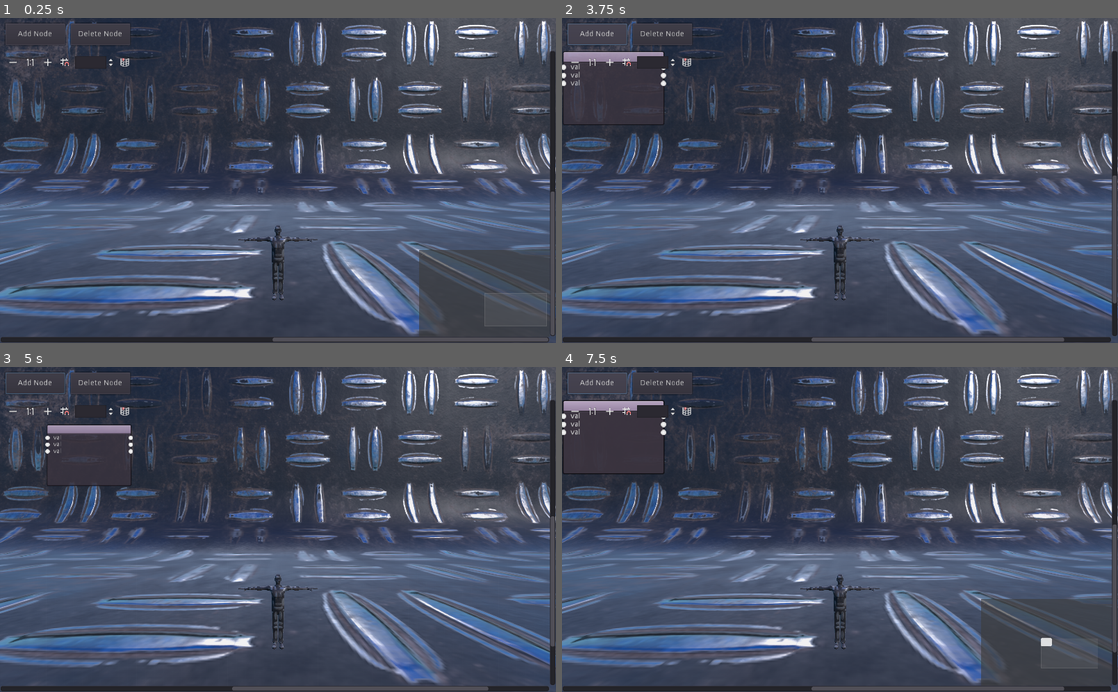
Above: before the commit, frames 1-4 (two rows, left to right).
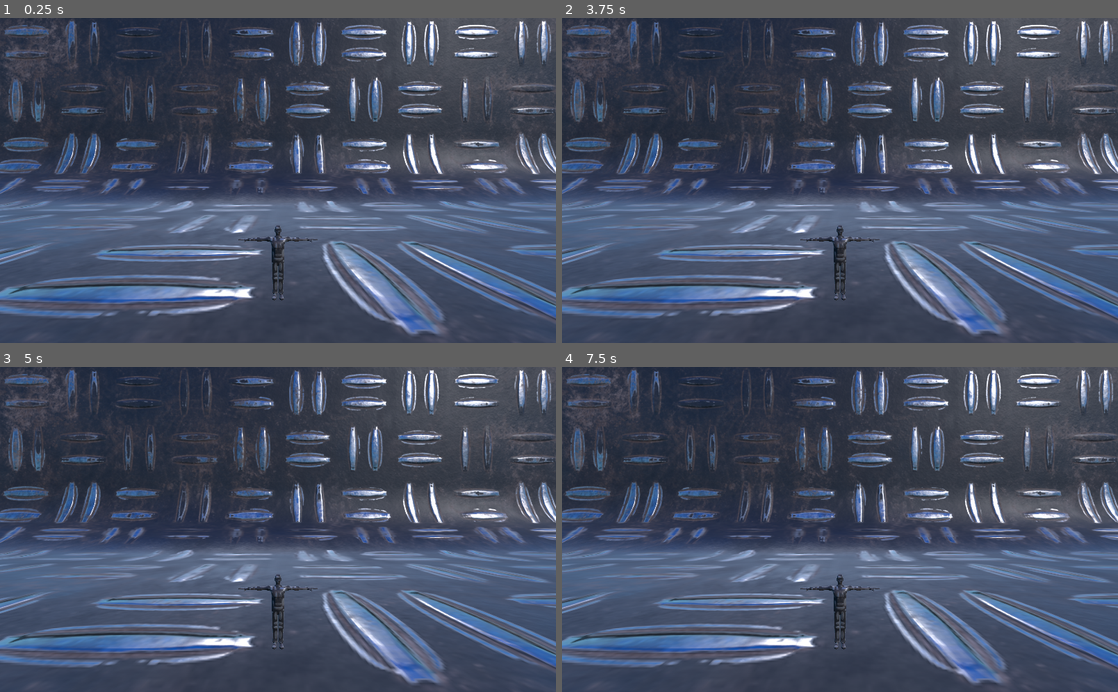
Above: after the commit, the same moments.

Repository: LAK132/GameGame
Game: Godot game, scene res://World.tscn
Two runs of this game, one before a commit and one after it. Both use one fixed random seed, a clock stepped at 60 frames per second and the inputs below.
Inputs (mouse positions are in pixels of both pictures, inside the frame that each line leads up to):
- Up to frame 1 (0.25 s): no input
- Up to frame 2 (3.75 s): click (573, 63) at 0.52 s; click (612, 63) at 1.27 s; click (628, 63) at 2.02 s; click (684, 63) at 2.77 s; click (595, 34) at 3.5 s, where only the run before the commit has a clickable "Add Node"
- Up to frame 3 (5 s): click (11, 412) at 4.27 s
- Up to frame 4 (7.5 s): click (612, 412) at 5.02 s; click (628, 412) at 5.77 s; click (684, 412) at 6.52 s; click (595, 383) at 7.25 s, where only the run before the commit has a clickable "Add Node"

The runs differ from the first frame. In frame 1, 6.5% of the frame differs, in the area x 0-100%, y 1-100%; in frame 2, 3.9%; in frame 3, 3.4%; in frame 4, 7.8%.

Commit message:
Tab turn nodes on and off

Diff:
--- a/Godot/World.tscn
+++ b/Godot/World.tscn
@@ -9,24 +9,36 @@
 
 script/source = "extends Node
 
+onready var node1 = get_node(\"Camera/NodeEditor/GraphEdit\")
+onready var node2 = get_node(\"Camera/NodeEditor/DeleteNode\")
+onready var node3 = get_node(\"Camera/NodeEditor/AddNode\")
+var pressed = false
 # class member variables go here, for example:
 # var a = 2
 # var b = \"textvar\"
 
 func _ready():
-	# Called every time the node is added to the scene.
-	# Initialization here
+	node1.hide()
+	node2.hide()
+	node3.hide()
 	pass
 
 
 
-#func _process(delta):
-#	# Called every frame. Delta is time since last frame.
-#	# Update game logic here.
-#	pass
+func _process(delta):
+	if Input.is_action_just_pressed(\"ui_tab\"):
+		if node1.is_visible_in_tree():
+			node1.hide()
+			node2.hide()
+			node3.hide()
+		else:
+			node1.show()
+			node2.show()
+			node3.show()
+	pass
 "
 
-[node name="World" type="Node"]
+[node name="World" type="Node" index="0"]
 
 script = SubResource( 1 )
 
--- a/Godot/nodeeditor/NodeEditor.tscn
+++ b/Godot/nodeeditor/NodeEditor.tscn
@@ -3,7 +3,7 @@
 [ext_resource path="res://nodeeditor/NodeEditor.gd" type="Script" id=1]
 [ext_resource path="res://nodeeditor/GraphEdit.gd" type="Script" id=2]
 
-[node name="NodeEditor" type="CanvasLayer" index="0"]
+[node name="NodeEditor" type="CanvasLayer"]
 
 layer = 1
 offset = Vector2( 0, 0 )
--- a/Godot/project.godot
+++ b/Godot/project.godot
@@ -14,6 +14,11 @@
 run/main_scene="res://World.tscn"
 config/icon="res://icon.png"
 
+[input]
+
+ui_tab=[ Object(InputEventKey,"resource_local_to_scene":false,"resource_name":"","device":0,"alt":false,"shift":false,"control":false,"meta":false,"command":false,"pressed":false,"scancode":16777218,"unicode":0,"echo":false,"script":null)
+ ]
+
 [rendering]
 
 environment/default_environment="res://default_env.tres"
Not shown, changed: Godot/models/active/moonman.obj.import
Not shown, changed: Godot/models/static/plane.obj.import
